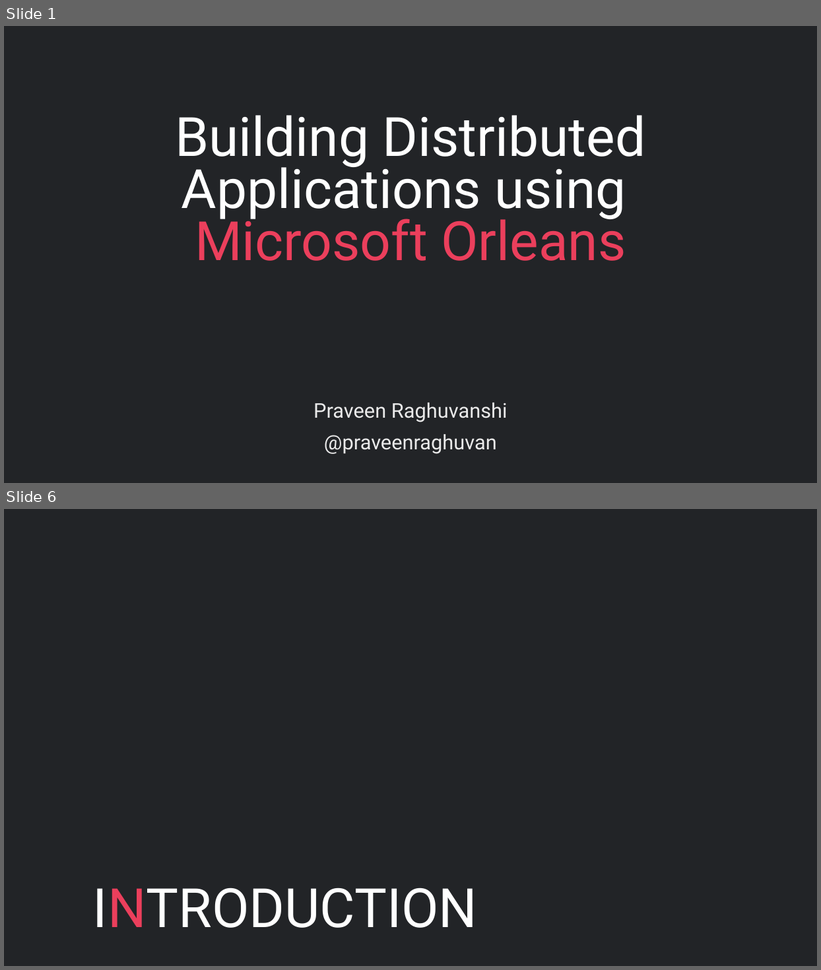
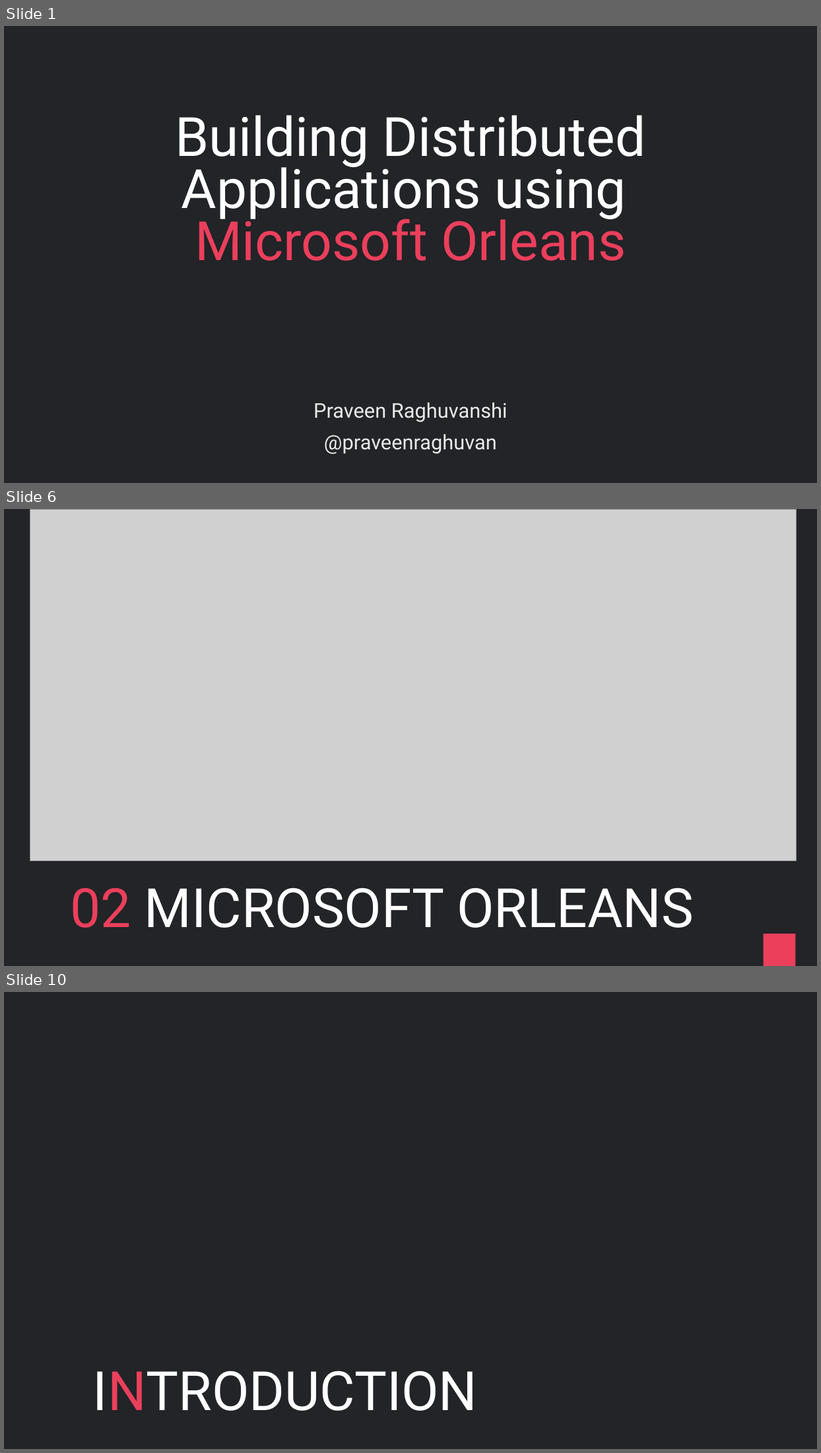
Before and after one commit to praveenraghuvanshi/tech-sessions, a slide deck: drafts/Orleans/ppt/Orleans_draft.pptx. Shown one above the other, each under a label of ours: slides 1 and 6 before the commit, slides 1, 6 and 10 after it; the slides between them are not shown. The pictures are 821x970 and 821x1453 pixels, drawn with LibreOffice and Linux fonts; fonts in the diff are those of the drawing; grey boxes stand for pictures. Boxes give left, top, right and bottom in pixels: in the first picture for what was removed or moved away, otherwise in the second. Text is boxed around its words. In the diff, an @@ line names an element or a change of style, - is before the commit and + after.

Commit message:
Update Microsoft Orleans.md, Orleans_draft.pptx, and 2 more files...

```diff
--- a/drafts/Orleans/ppt/Orleans_draft.pptx
+++ b/drafts/Orleans/ppt/Orleans_draft.pptx
@@ slide 6 added at <box>4,509,817,966</box>, background #222427 @@
@@ picture added at <box>30,509,797,861</box> @@
@@ title added at <box>70,888,694,928</box>, 96 pt, text #FFFFFF @@
+02 MICROSOFT ORLEANS
@@ rectangle added at <box>764,934,795,966</box>, fill #EB3F5C @@
@@ what was slide 6 is now slide 10 @@
```
Also in this commit, not shown: 56 slides changed, 3 other slides added, 3 other files.
